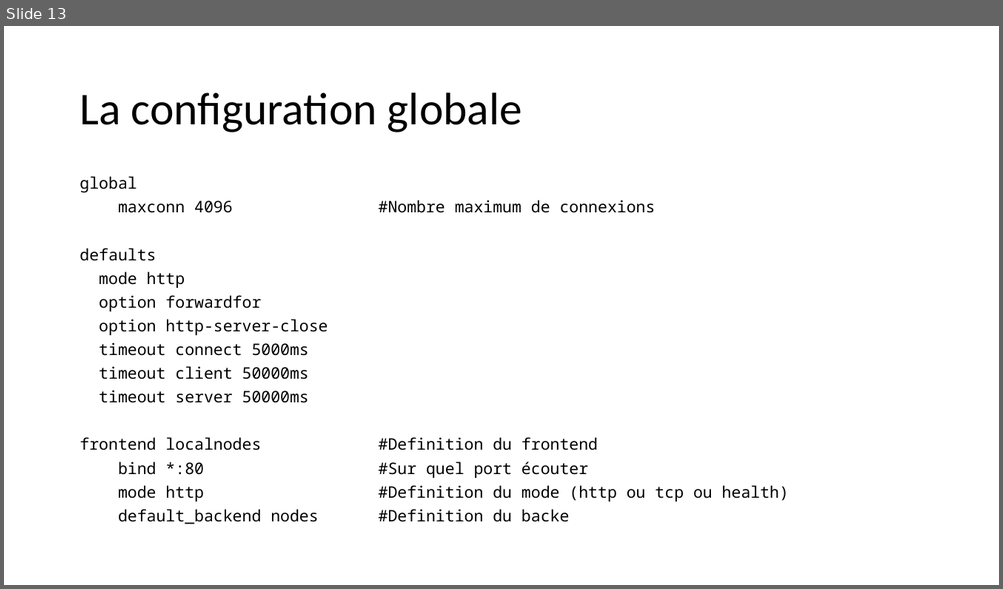
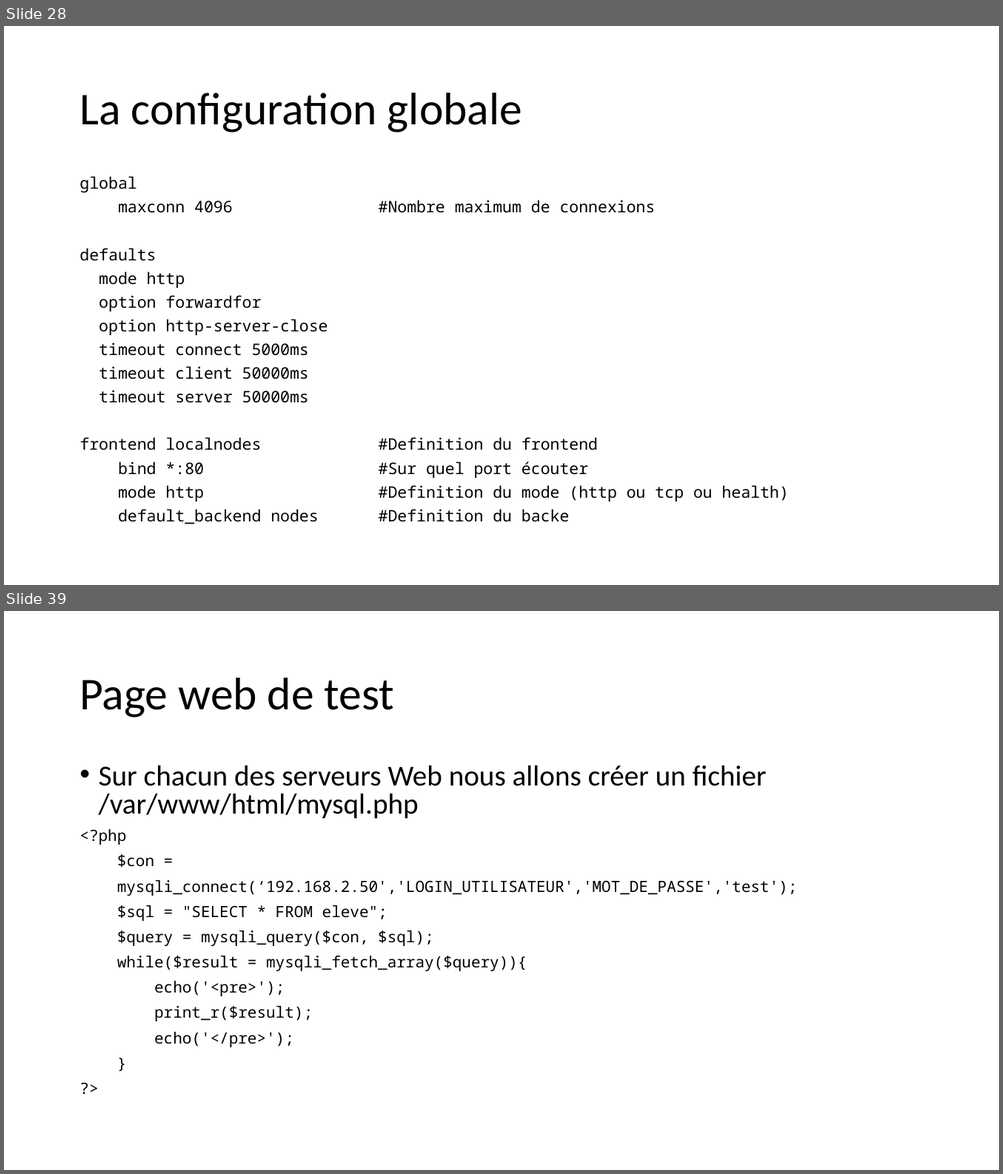
Before and after one commit to jeremysalmon/coursSystemeReparti, a slide deck: systeme_reparti.pptx. Shown one above the other, each under a label of ours: slide 13 before the commit, slides 28 and 39 after it; the slides between them are not shown. The pictures are 1003x589 and 1003x1174 pixels, drawn with LibreOffice and Linux fonts; fonts in the diff are those of the drawing. Boxes give left, top, right and bottom in pixels: in the first picture for what was removed or moved away, otherwise in the second. Text is boxed around its words. In the diff, an @@ line names an element or a change of style, - is before the commit and + after.

```diff
--- a/systeme_reparti.pptx
+++ b/systeme_reparti.pptx
@@ slide 39 added at [4,611,999,1170], background #FFFFFF @@
@@ title added at [79,678,395,718], 44 pt, text #000000 @@
+Page web de test
@@ text added at [79,765,797,1048], 15 pt, text #000000 @@
+• Sur chacun des serveurs Web nous allons créer un fichier /var/www/html/mysql.php
+<?php
+$con =
+mysqli_connect(‘192.168.2.50','LOGIN_UTILISATEUR','MOT_DE_PASSE','test');
+$sql = "SELECT * FROM eleve";
+$query = mysqli_query($con, $sql);
+while($result = mysqli_fetch_array($query)){
+echo('<pre>');
+print_r($result);
+echo('</pre>');
+}
+?>
@@ what was slide 13 is now slide 28 @@
```
Also in this commit, not shown: 2 slides changed, 18 other slides added.
